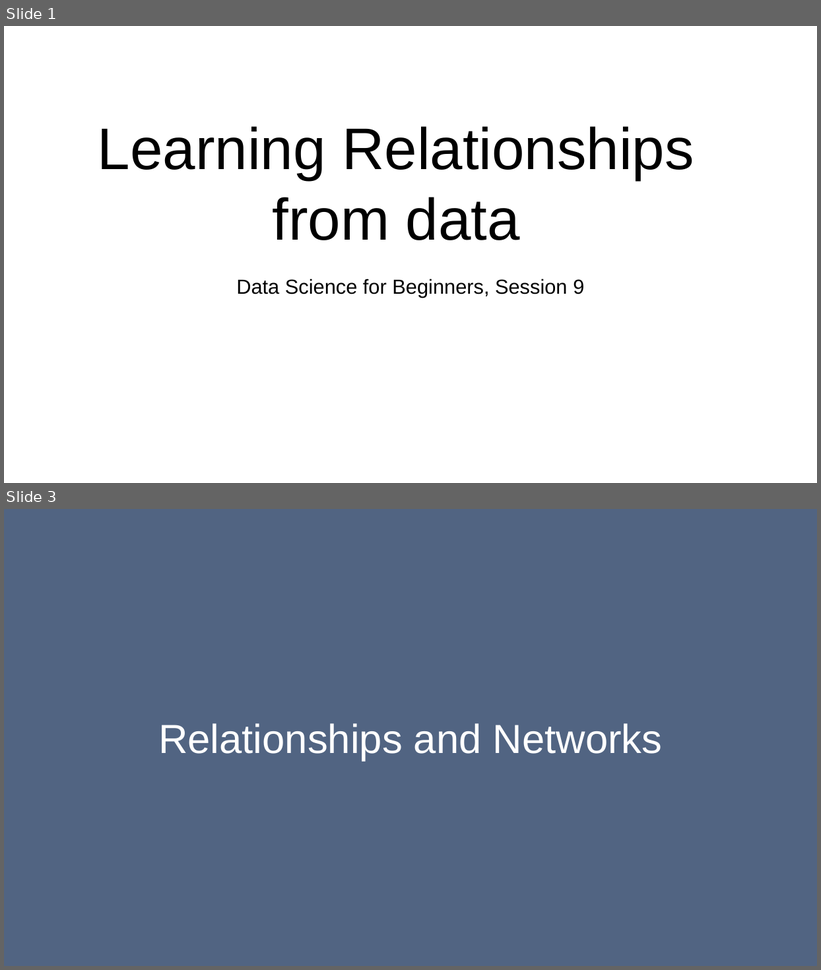
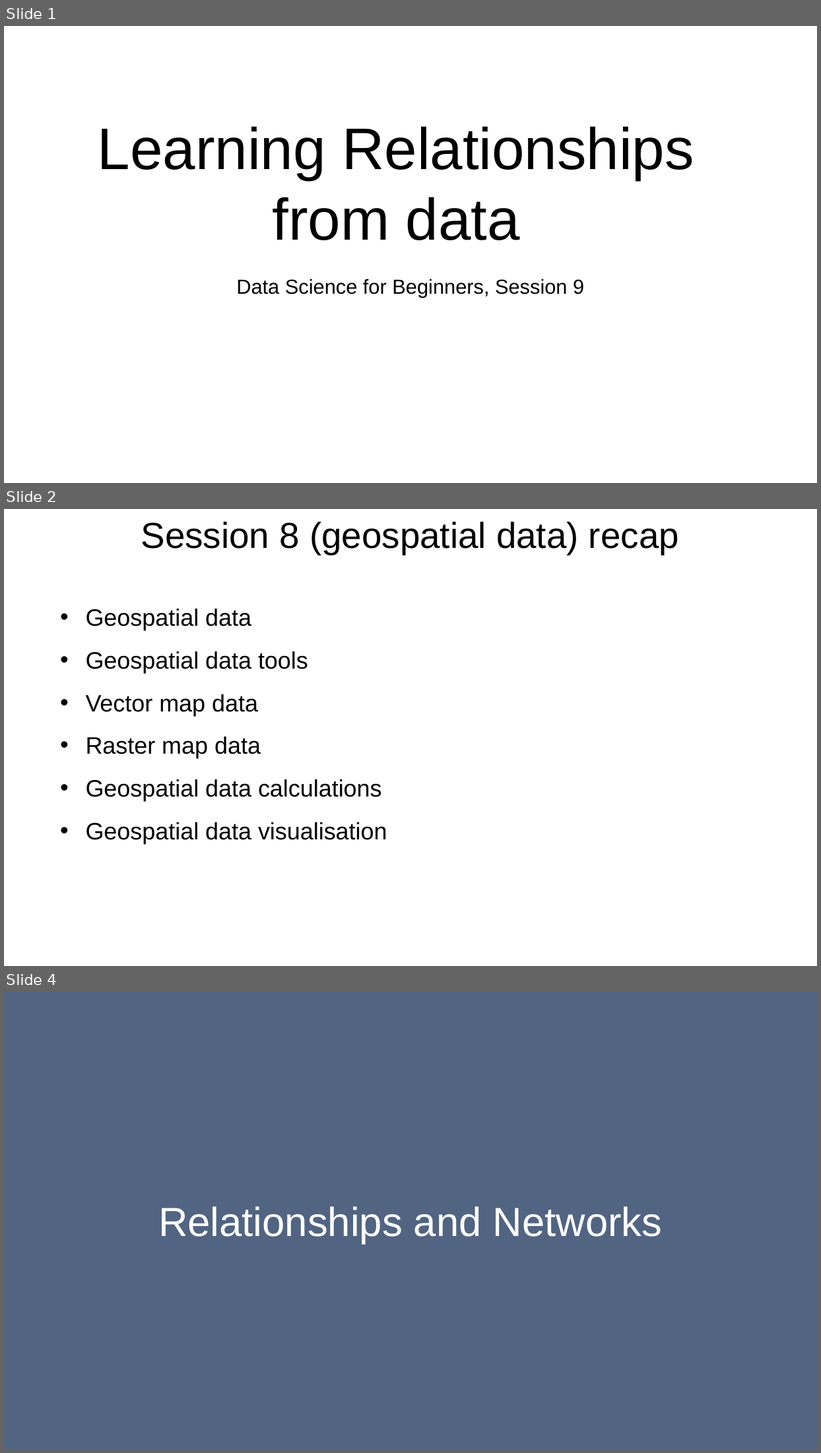
Before and after one commit to bodacea/datascienceforbeginners, a slide deck: Session 09 Learning Relationships.ppt. Shown one above the other, each under a label of ours: slides 1 and 3 before the commit, slides 1, 2 and 4 after it; the slides between them are not shown. The pictures are 821x970 and 821x1453 pixels, drawn with LibreOffice and Linux fonts; fonts in the diff are those of the drawing. Boxes give left, top, right and bottom in pixels: in the first picture for what was removed or moved away, otherwise in the second. Text is boxed around its words. In the diff, an @@ line names an element or a change of style, - is before the commit and + after.

Commit message:
cleaned up session 9 slides

```diff
--- a/Session 09 Learning Relationships.ppt
+++ b/Session 09 Learning Relationships.ppt
@@ slide 2 added at box(4, 509, 817, 966), background #FFFFFF @@
@@ title added at box(141, 522, 679, 555), 32 pt, text #000000 @@
+Session 8 (geospatial data) recap
@@ text added at box(86, 609, 387, 844), 21 pt, text #000000 @@
+• Geospatial data
+• Geospatial data tools
+• Vector map data
+• Raster map data
+• Geospatial data calculations
+• Geospatial data visualisation
@@ what was slide 3 is now slide 4 @@
```
Also in this commit, not shown: 13 slides changed, 1 other slide added, 1 slide removed.
